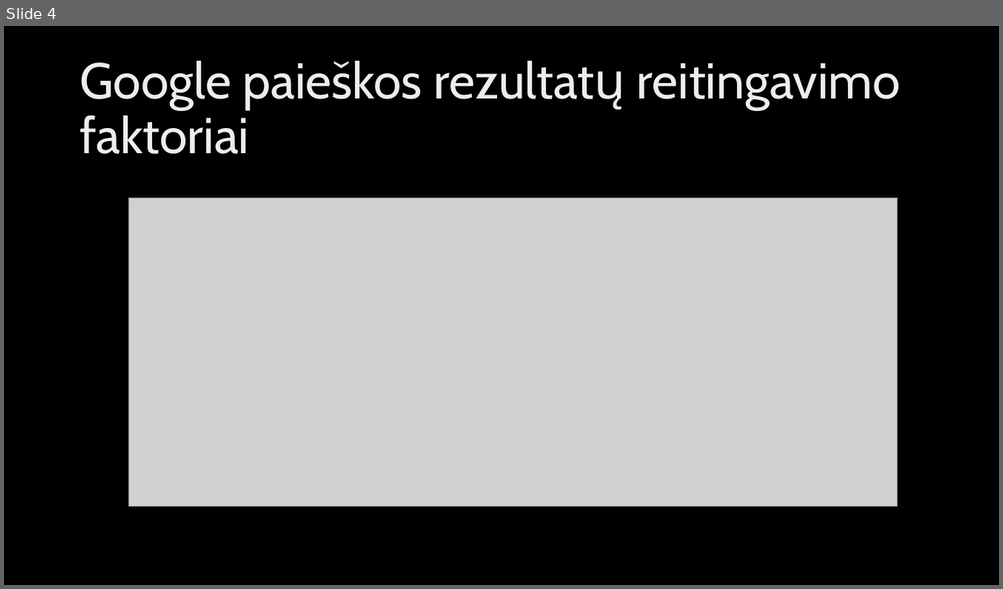
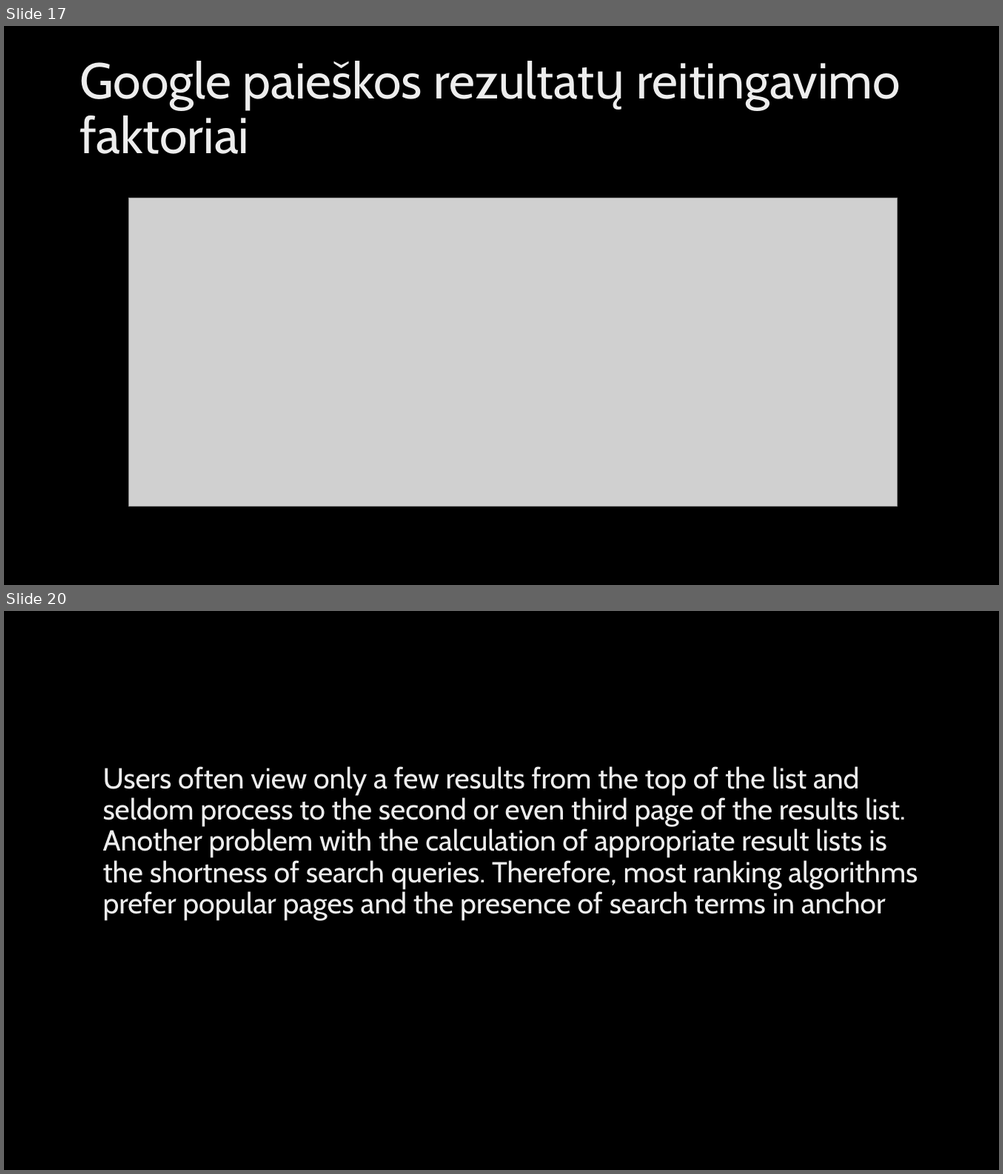
Before and after one commit to MariusKra/InformaciniuSistemuProjektas, a slide deck: IIS pristatymas/Žiniatinklio paieškos rezultatų kokybės vertinimas.pptx. Shown one above the other, each under a label of ours: slide 4 before the commit, slides 17 and 20 after it; the slides between them are not shown. The pictures are 1003x589 and 1003x1174 pixels, drawn with LibreOffice and Linux fonts; fonts in the diff are those of the drawing; grey boxes stand for pictures; background and template pictures are left out. Boxes give left, top, right and bottom in pixels: in the first picture for what was removed or moved away, otherwise in the second. Text is boxed around its words. In the diff, an @@ line names an element or a change of style, - is before the commit and + after.

```diff
--- a/IIS pristatymas/Žiniatinklio paieškos rezultatų kokybės vertinimas.pptx
+++ b/IIS pristatymas/Žiniatinklio paieškos rezultatų kokybės vertinimas.pptx
@@ slide 20 added at (4,611,999,1170), background picture (left out) @@
@@ text added at (103,766,917,921), 28 pt, text gradient #BFBFBF to #EDEDED to #FFFFFF @@
+Users often view only a few results from the top of the list and seldom process to the second or even third page of the results list. Another problem with the calculation of appropriate result lists is the shortness of search queries. Therefore, most ranking algorithms prefer popular pages and the presence of search terms in anchor
@@ what was slide 4 is now slide 17 @@
```
Also in this commit, not shown: 2 slides changed, 21 other slides added.
